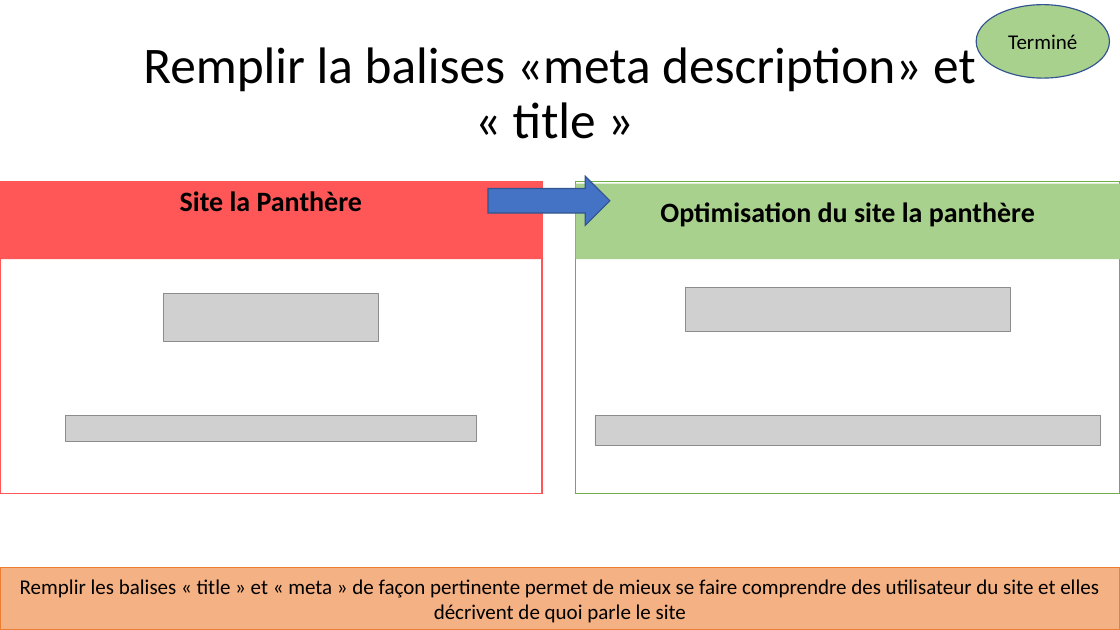
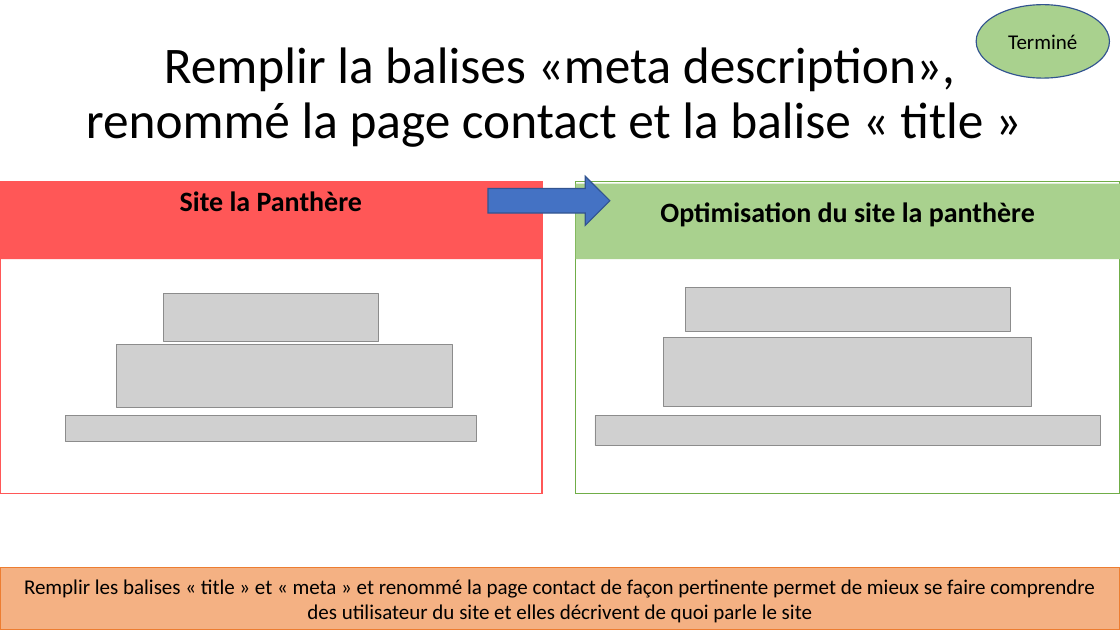
Before and after one commit to LimDavid458/la-panthere-optimise, a slide deck: slide 12 of rapport-seo.pptx (slide 11 before the commit). Drawn at 1120x630 pixels with LibreOffice and Linux fonts; fonts in the diff are those of the drawing; grey boxes stand for pictures. Boxes give left, top, right and bottom in pixels: in the first picture for what was removed or moved away, otherwise in the second. Text is boxed around its words. In the diff, an @@ line names an element or a change of style, - is before the commit and + after.

```diff
--- a/rapport-seo.pptx
+++ b/rapport-seo.pptx
@@ title at (86, 47, 983, 147): text changed @@
-Remplir la balises «meta description» et « title »
+Remplir la balises «meta description», renommé la page contact et la balise « title »
@@ picture added at (117, 345, 453, 408) @@
@@ picture added at (664, 338, 1032, 408) @@
@@ text in rectangle at (24, 579, 1095, 623): text changed @@
-Remplir les balises « title » et « meta » de façon pertinente permet de mieux se faire comprendre des utilisateur du site et elles décrivent de quoi parle le site
+Remplir les balises « title » et « meta » et renommé la page contact de façon pertinente permet de mieux se faire comprendre des utilisateur du site et elles décrivent de quoi parle le site
```
Also in this commit, not shown: 2 slides added, 3 other files.
